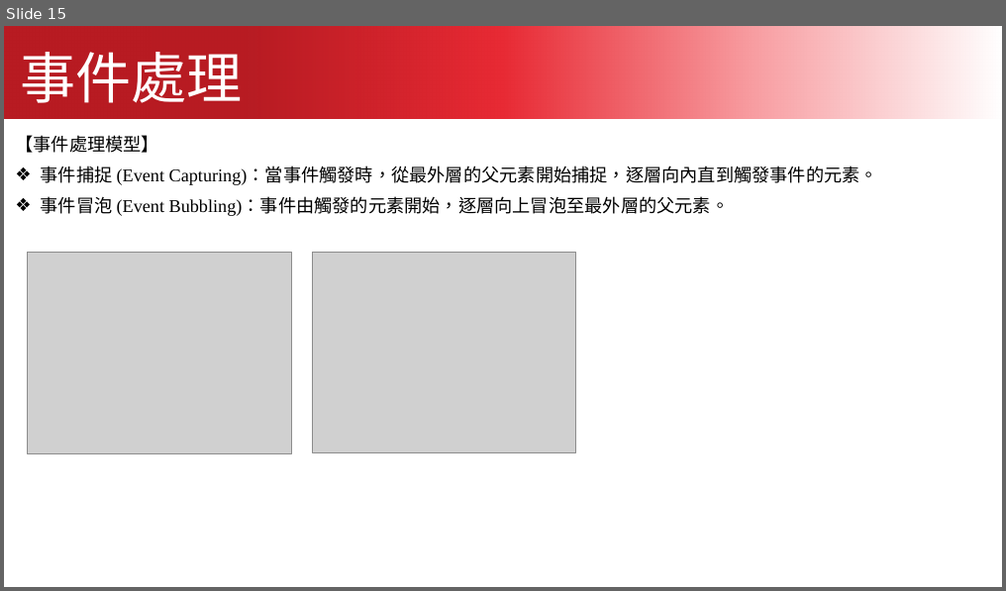
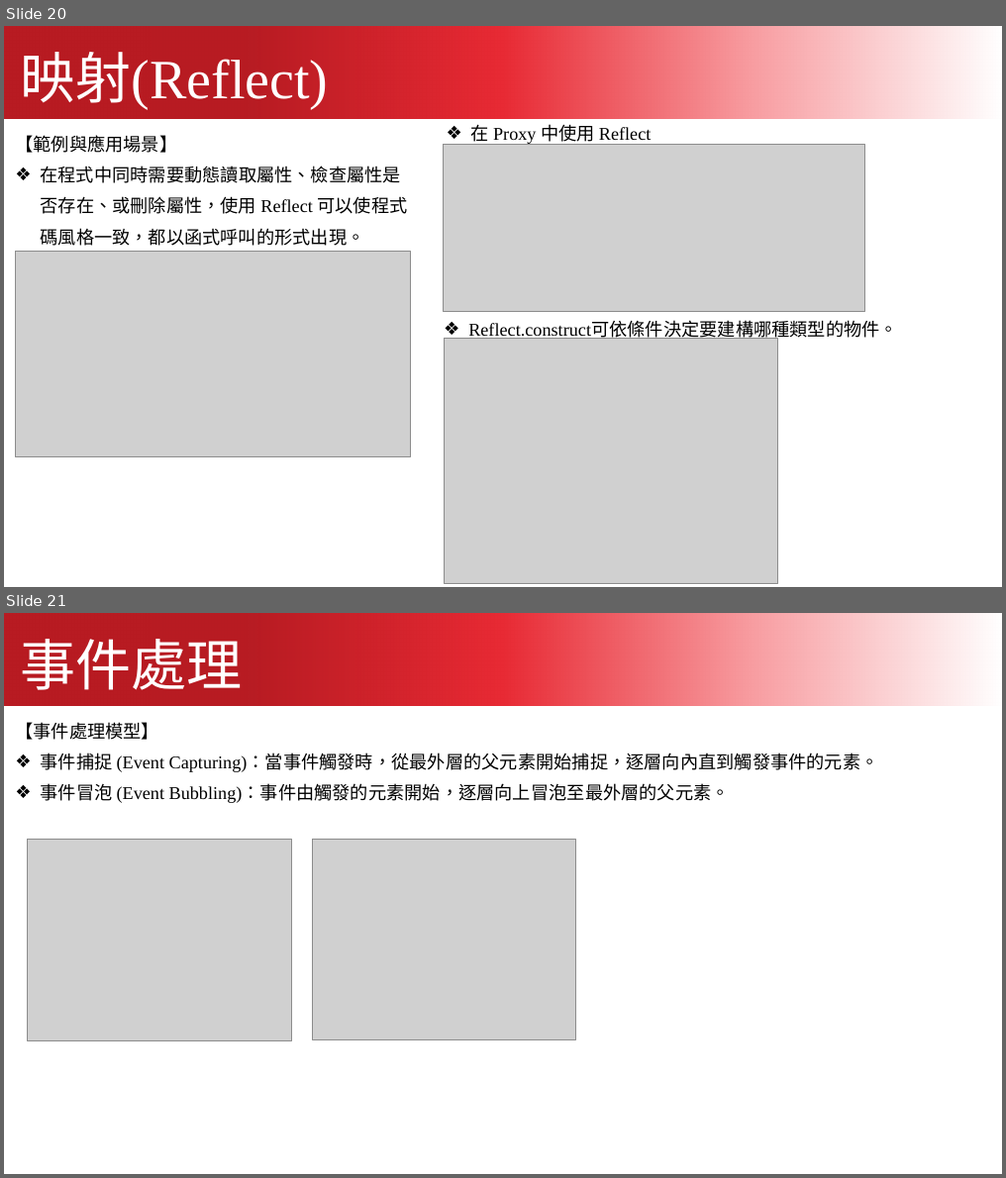
Before and after one commit to kcwc1029/blog-web, a slide deck: JavaScript/javascript_03.pptx. Shown one above the other, each under a label of ours: slide 15 before the commit, slides 20 and 21 after it. The pictures are 1006x591 and 1006x1178 pixels, drawn with LibreOffice and Linux fonts; fonts in the diff are those of the drawing; grey boxes stand for pictures. Boxes give left, top, right and bottom in pixels: in the first picture for what was removed or moved away, otherwise in the second. Text is boxed around its words. In the diff, an @@ line names an element or a change of style, - is before the commit and + after.

```diff
--- a/JavaScript/javascript_03.pptx
+++ b/JavaScript/javascript_03.pptx
@@ slide 20 added at <box>4,26,1002,587</box>, background #FFFFFF @@
@@ freeform shape added at <box>4,26,1002,118</box>, fill gradient #B81B22 to #E82A34 to #F89DA1 to #FFFFFF @@
@@ text added at <box>21,52,329,110</box>, 80 pt, text #FFFFFF @@
+映射(Reflect)
@@ text added at <box>15,135,408,246</box>, 26 pt, text #000000 @@
+【範例與應用場景】
+❖ 在程式中同時需要動態讀取屬性、檢查屬性是否存在、或刪除屬性，使用 Reflect 可以使程式碼風格一致，都以函式呼叫的形式出現。
@@ picture added at <box>444,144,864,311</box> @@
@@ text added at <box>471,124,650,146</box>, 26 pt, text #000000 @@
+❖ 在 Proxy 中使用 Reflect
@@ picture added at <box>16,251,410,458</box> @@
@@ text added at <box>468,322,898,340</box>, 26 pt, text #000000 @@
+❖ Reflect.construct可依條件決定要建構哪種類型的物件。
@@ picture added at <box>444,338,777,583</box> @@
@@ what was slide 15 is now slide 21 @@
```
Also in this commit, not shown: 17 other slides added, 12 slides removed, 6 other files.
